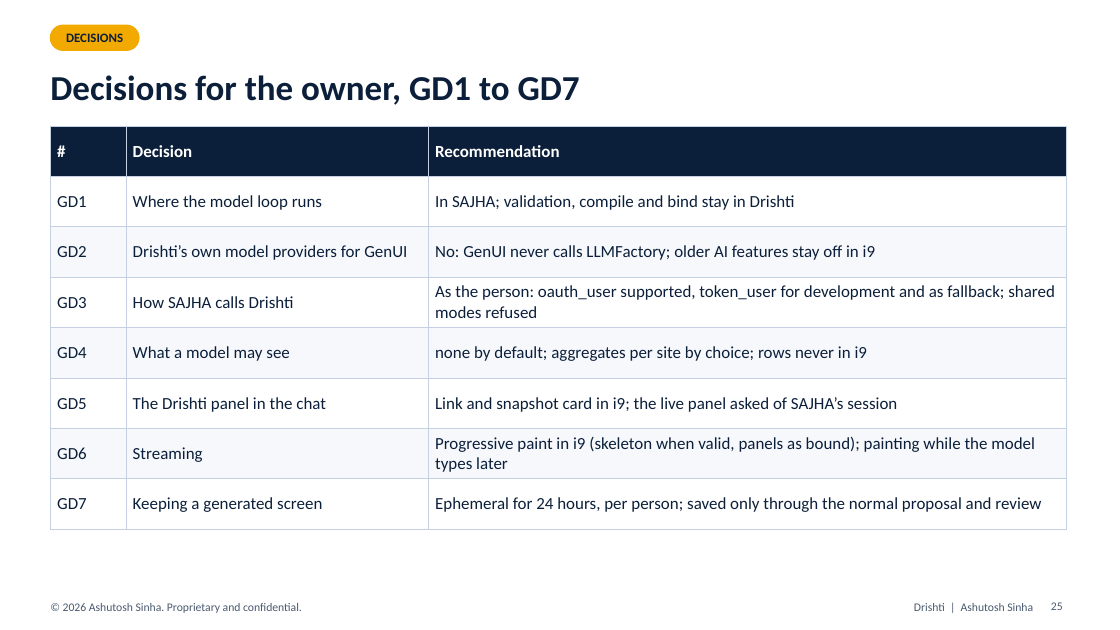
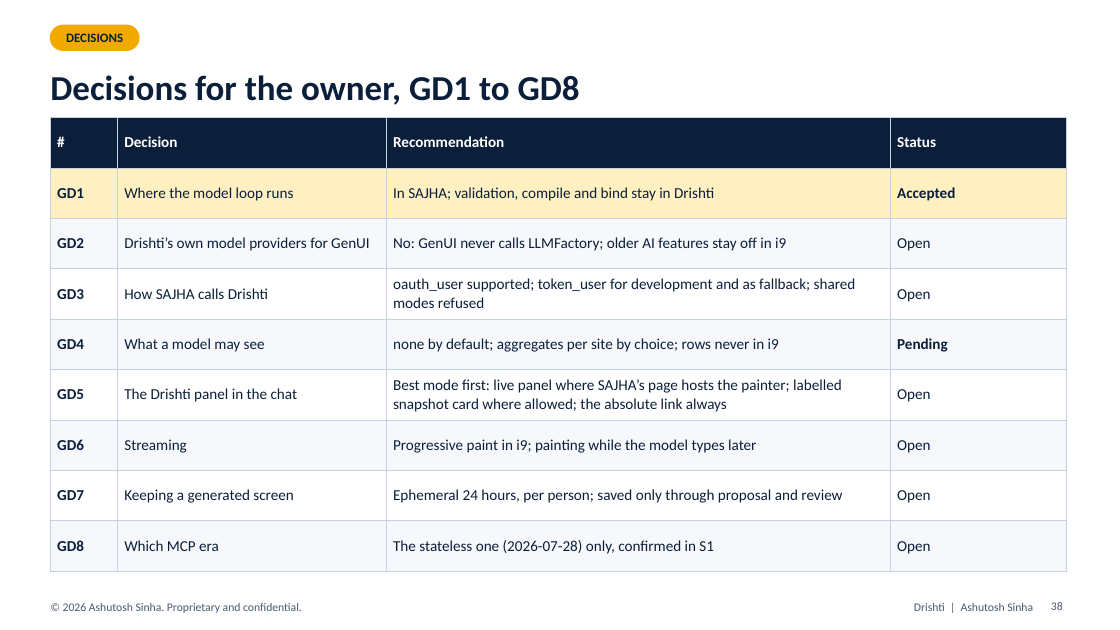
Before and after one commit to ajsinha/drishti, a slide deck: slide 38 of docs/plans/I9_GENUI_SAJHA.pptx (slide 25 before the commit). Drawn at 1120x630 pixels with LibreOffice and Linux fonts; fonts in the diff are those of the drawing. Boxes give left, top, right and bottom in pixels: in the first picture for what was removed or moved away, otherwise in the second. Text is boxed around its words. In the diff, an @@ line names an element or a change of style, - is before the commit and + after.

Commit message:
i9 GenUI deck rebuilt from the amended outline: tool pack, portable views, GD1-GD22 with status (40 slides)

```diff
--- a/docs/plans/I9_GENUI_SAJHA.pptx
+++ b/docs/plans/I9_GENUI_SAJHA.pptx
@@ title at (50,75,580,105): text changed @@
-Decisions for the owner, GD1 to GD7
+Decisions for the owner, GD1 to GD8
@@ table at (50,118,1067,558) @@
-# | Decision | Recommendation
-GD1 | Where the model loop runs | In SAJHA; validation, compile and bind stay in Drishti
-GD2 | Drishti’s own model providers for GenUI | No: GenUI never calls LLMFactory; older AI features stay off in i9
-GD3 | How SAJHA calls Drishti | As the person: oauth_user supported, token_user for development and as fallback; shared modes refused
-GD4 | What a model may see | none by default; aggregates per site by choice; rows never in i9
-GD5 | The Drishti panel in the chat | Link and snapshot card in i9; the live panel asked of SAJHA’s session
-GD6 | Streaming | Progressive paint in i9 (skeleton when valid, panels as bound); painting while the model types later
-GD7 | Keeping a generated screen | Ephemeral for 24 hours, per person; saved only through the normal proposal and review
+# | Decision | Recommendation | Status
+GD1 | Where the model loop runs | In SAJHA; validation, compile and bind stay in Drishti | Accepted
+GD2 | Drishti’s own model providers for GenUI | No: GenUI never calls LLMFactory; older AI features stay off in i9 | Open
+GD3 | How SAJHA calls Drishti | oauth_user supported; token_user for development and as fallback; shared modes refused | Open
+GD4 | What a model may see | none by default; aggregates per site by choice; rows never in i9 | Pending
+GD5 | The Drishti panel in the chat | Best mode first: live panel where SAJHA’s page hosts the painter; labelled snapshot card where allowed; the absolute link always | Open
+GD6 | Streaming | Progressive paint in i9; painting while the model types later | Open
+GD7 | Keeping a generated screen | Ephemeral 24 hours, per person; saved only through proposal and review | Open
+GD8 | Which MCP era | The stateless one (2026-07-28) only, confirmed in S1 | Open
@@ table: place and size @@
-table at (50,126,1067,516)
+table at (50,118,1067,558)
@@ page number at (1051,602,1063,610): text changed @@
-25
+38
```
Also in this commit, not shown: 19 other slides changed, 14 slides added.
